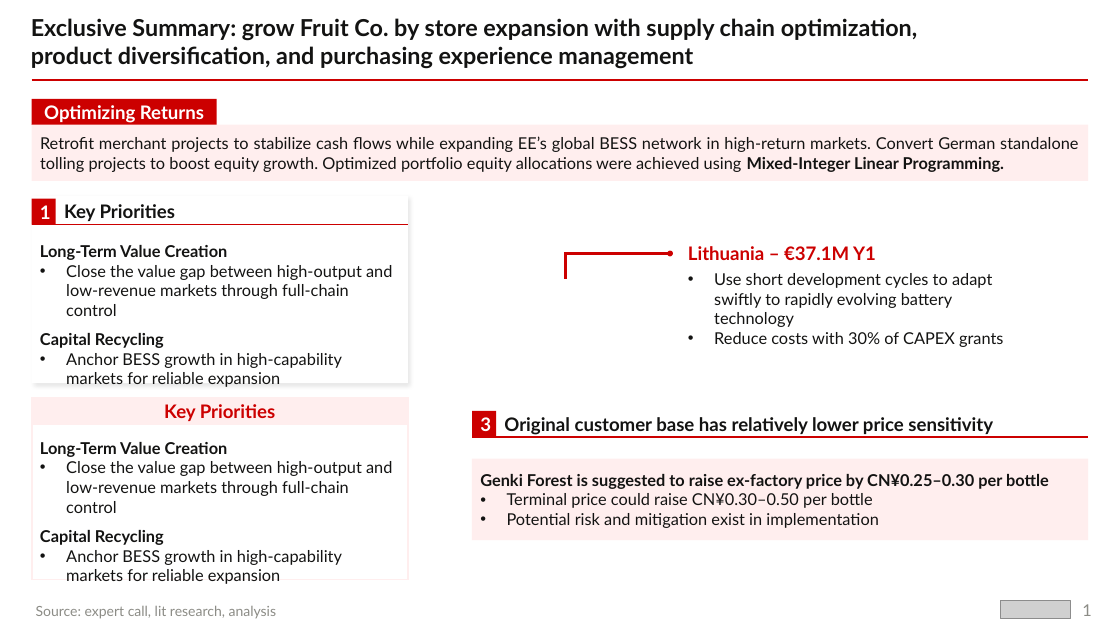
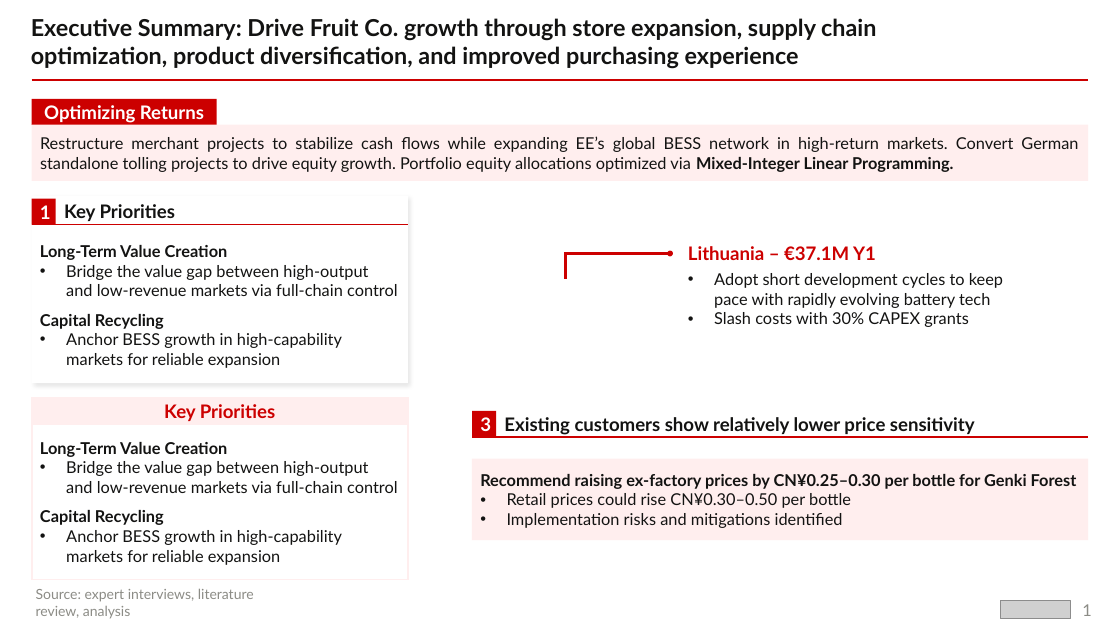
Before and after one commit to mrtsels/Bainsight, a slide deck: slide 1 of Drafts/Design Draft.pptx. Drawn at 1120x630 pixels with LibreOffice and Linux fonts; fonts in the diff are those of the drawing; grey boxes stand for pictures. Boxes give left, top, right and bottom in pixels: in the first picture for what was removed or moved away, otherwise in the second. Text is boxed around its words. In the diff, an @@ line names an element or a change of style, - is before the commit and + after.

```diff
--- a/Drafts/Design Draft.pptx
+++ b/Drafts/Design Draft.pptx
@@ text at (31,18,876,69): text changed @@
-Exclusive Summary: grow Fruit Co. by store expansion with supply chain optimization, product diversification, and purchasing experience management
+Executive Summary: Drive Fruit Co. growth through store expansion, supply chain optimization, product diversification, and improved purchasing experience
@@ text in rectangle at (40,136,1078,172): text changed @@
-Retrofit merchant projects to stabilize cash flows while expanding EE’s global BESS network in high-return markets. Convert German standalone tolling projects to boost equity growth. Optimized portfolio equity allocations were achieved using Mixed-Integer Linear Programming.
+Restructure merchant projects to stabilize cash flows while expanding EE’s global BESS network in high-return markets. Convert German standalone tolling projects to drive equity growth. Portfolio equity allocations optimized via Mixed-Integer Linear Programming.
@@ text at (66,265,398,296): text changed @@
-• Close the value gap between high-output and low-revenue markets through full-chain control
+• Bridge the value gap between high-output and low-revenue markets via full-chain control
@@ text at (714,273,1003,327): text changed @@
-• Use short development cycles to adapt swiftly to rapidly evolving battery technology
-• Reduce costs with 30% of CAPEX grants
+• Adopt short development cycles to keep pace with rapidly evolving battery tech
+• Slash costs with 30% CAPEX grants
@@ text at (504,417,975,435): text changed @@
-Original customer base has relatively lower price sensitivity
+Existing customers show relatively lower price sensitivity
@@ text in rectangle at (66,461,398,493): text changed @@
-• Close the value gap between high-output and low-revenue markets through full-chain control
+• Bridge the value gap between high-output and low-revenue markets via full-chain control
@@ text in rectangle at (480,474,1077,528): text changed @@
-Genki Forest is suggested to raise ex-factory price by CN¥0.25–0.30 per bottle
-• Terminal price could raise CN¥0.30–0.50 per bottle
-• Potential risk and mitigation exist in implementation
+Recommend raising ex-factory prices by CN¥0.25–0.30 per bottle for Genki Forest
+• Retail prices could rise CN¥0.30–0.50 per bottle
+• Implementation risks and mitigations identified
@@ text at (36,589,254,618): text changed @@
-Source: expert call, lit research, analysis
+Source: expert interviews, literature review, analysis
```
Also in this commit, not shown: 1 slide added, 46 other files.
